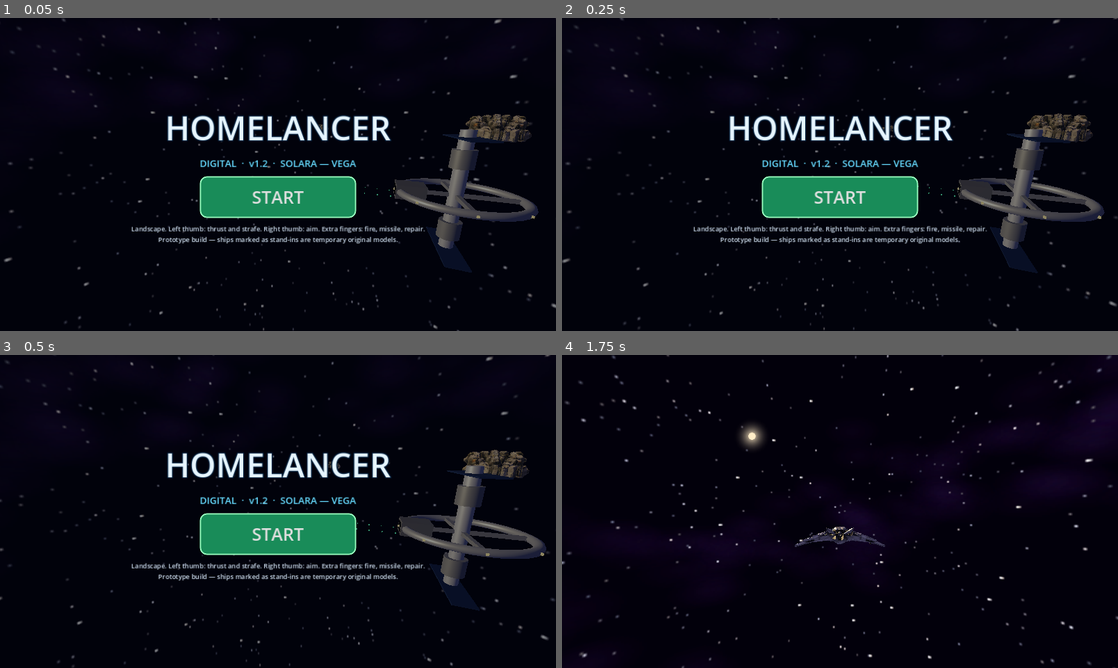
Above: before the commit, frames 1-4 (two rows, left to right).
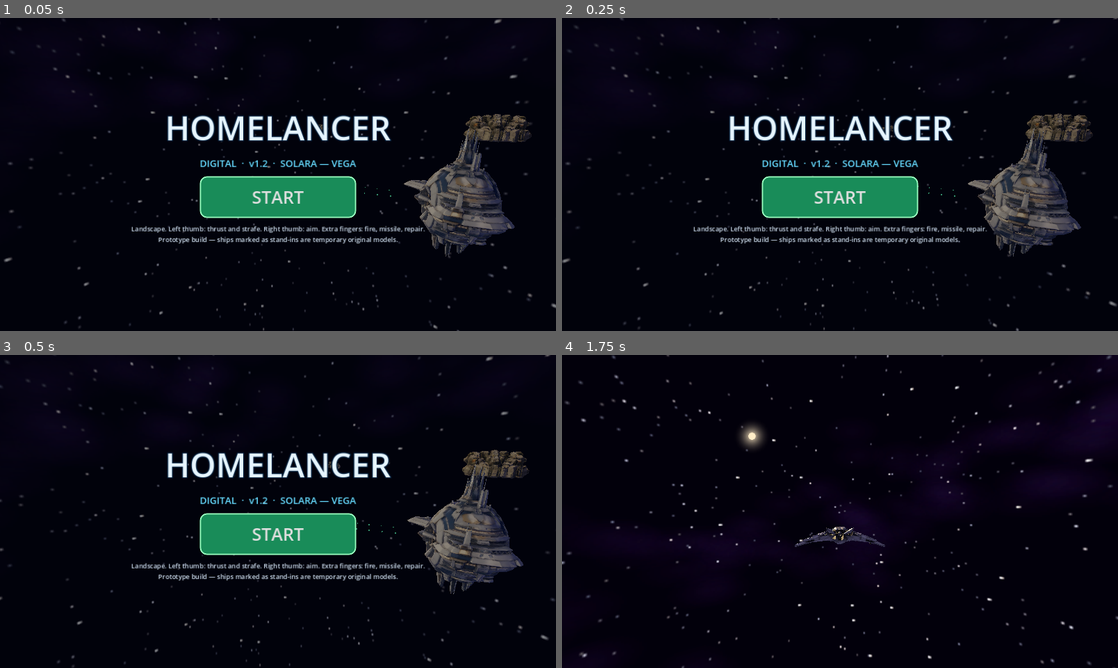
Above: after the commit, the same moments.

Repository: houawanych-pixel/homelancer-digital
Game: Godot game, scene res://main.tscn
Two runs of this game, one before a commit and one after it. Both use one fixed random seed, a clock stepped at 60 frames per second and the inputs below.
Inputs (mouse positions are in pixels of both pictures, inside the frame that each line leads up to):
- Up to frame 1 (0.05 s): no input
- Up to frame 2 (0.25 s): no input
- Up to frame 3 (0.5 s): no input
- Up to frame 4 (1.75 s): click "START" at 0.5 s; move the mouse to (962, 495) at 1.27 s; hold D (strafe_right) from 1.28 s (still down); hold Space (fire) from 1.28 s (still down); click (962, 495) at 1.42 s

The runs differ from the first frame. In frame 1, 4.0% of the frame differs, in the area x 70-97%, y 34-82%; in frame 2, 4.1%; in frame 3, 4.2%, in the area x 71-99%, y 34-82%; in frame 4, nothing differs.

Commit message:
Stations: replace primitive station with the owner's station model (44k tris)
Co-Authored-By: Claude Opus 5.5 <noreply@anthropic.com>
Claude-Session: https://claude.ai/code/session_01FDyr11xhHYDvZm1jYzixp5

Diff:
--- a/scripts/autotest.gd
+++ b/scripts/autotest.gd
@@ -28,7 +28,12 @@
 	shot_index += 1
 	var key := "%02d_%s" % [shot_index, name]
 	_publish("shot:" + key)
-	if not web: return
+	if not web:
+		var dir := OS.get_environment("HL_SHOT_DIR")   # desktop: optional PNG dump for reviewing art in-game
+		if dir != "":
+			await RenderingServer.frame_post_draw
+			get_viewport().get_texture().get_image().save_png(dir.path_join(key + ".png"))
+		return
 	await RenderingServer.frame_post_draw
 	var img := get_viewport().get_texture().get_image()
 	var b64 := Marshalls.raw_to_base64(img.save_png_to_buffer())
--- a/scripts/ships.gd
+++ b/scripts/ships.gd
@@ -10,6 +10,7 @@
 	"enemy": ["res://assets/ships/enemy/enemy_fleet.glb", 10.0, 0.0],
 	"fleet": ["res://assets/ships/civilian/cargo_ship.glb", 16.0, 0.0],
 	"carrier": ["res://assets/ships/civilian/carrier.glb", 130.0, 0.0],
+	"station": ["res://assets/stations/station.glb", 150.0, 0.0],
 	"missile": ["res://assets/weapons/missile.glb", 3.4, 0.0],
 	"mine": ["res://assets/weapons/mine.glb", 3.2, 0.0],
 	"gatling": ["res://assets/weapons/gatling.glb", 3.0, 0.0],
--- a/scripts/space.gd
+++ b/scripts/space.gd
@@ -249,6 +249,15 @@
 	torus.ring_segments = 8
 	var body := Node3D.new()
 	station.add_child(body)
+	if ShipFactory.has_real_model("station"):
+		# real station model: 150 units tall, round docking port facing +Z (front face at about z = 45)
+		body.add_child(ShipFactory.build("station"))
+		for i in 5:
+			for s in [-1.0, 1.0]:
+				var gl := _mesh(body, BoxMesh.new(), Vector3(s * 12, -6, 64 + i * 14), Color(0.3, 1.0, 0.6), Vector3(1.2, 1.2, 1.2), Vector3.ZERO, true)
+				gl.set_meta("blink", i * 0.12)
+		station.set_meta("body", body)
+		return
 	_mesh(body, cyl, Vector3.ZERO, c, Vector3(14, 70, 14))
 	_mesh(body, cyl, Vector3(0, 40, 0), c.darkened(0.3), Vector3(22, 10, 22))
 	_mesh(body, cyl, Vector3(0, -40, 0), c.darkened(0.3), Vector3(22, 10, 22))
Binary file added: assets/stations/station.glb
Not shown, added: assets/stations/station.glb.import
Binary file added: assets/stations/station_0.jpg
Not shown, added: assets/stations/station_0.jpg.import
Binary file added: assets/stations/station_1.jpg
Not shown, added: assets/stations/station_1.jpg.import
Binary file added: assets/stations/station_2.jpg
Not shown, added: assets/stations/station_2.jpg.import
Not shown, changed: docs/V1.2_BUILD.md
